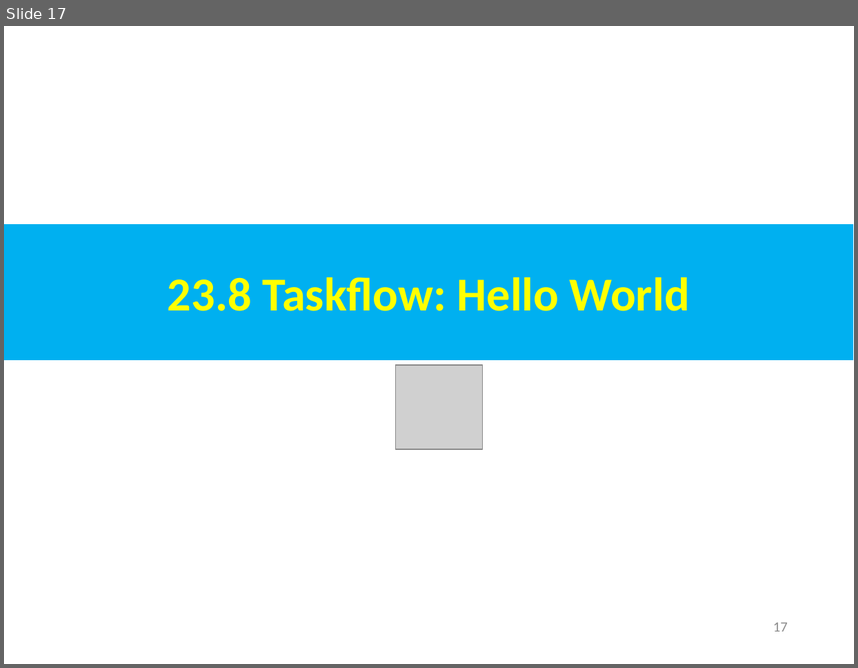
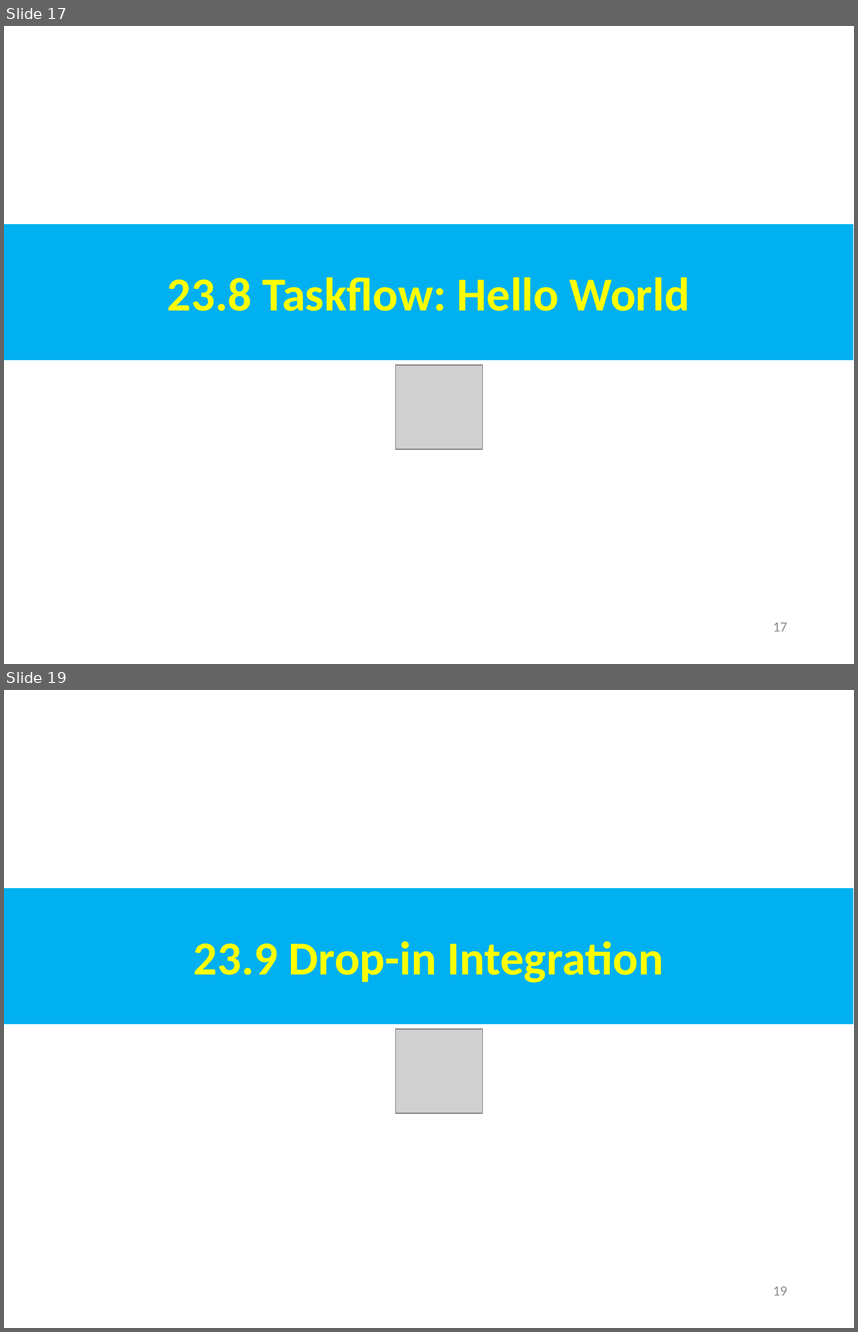
Before and after one commit to peterhchen/AIU_CS800_Chisel, a slide deck: 500_UCSC_HWD/023_Taskflow/000_Video/023.Taskflow.ppt. Shown one above the other, each under a label of ours: slide 17 before the commit, slides 17 and 19 after it; the slides between them are not shown. The pictures are 858x668 and 858x1332 pixels, drawn with LibreOffice and Linux fonts; fonts in the diff are those of the drawing; grey boxes stand for pictures. Boxes give left, top, right and bottom in pixels: in the first picture for what was removed or moved away, otherwise in the second. Text is boxed around its words. In the diff, an @@ line names an element or a change of style, - is before the commit and + after.

```diff
--- a/500_UCSC_HWD/023_Taskflow/000_Video/023.Taskflow.ppt
+++ b/500_UCSC_HWD/023_Taskflow/000_Video/023.Taskflow.ppt
@@ slide 19 added at [4,690,854,1328], background #FFFFFF @@
@@ rectangle added at [4,888,853,1024], fill #00B0F0, 40 pt, text #FFFF00, bold @@
+23.9 Drop-in Integration
@@ picture added at [396,1029,483,1114] @@
@@ page number added at [773,1286,788,1295], 12 pt, text #8B8B8B @@
+19
```
Also in this commit, not shown: 1 slide changed, 1 other slide added.
